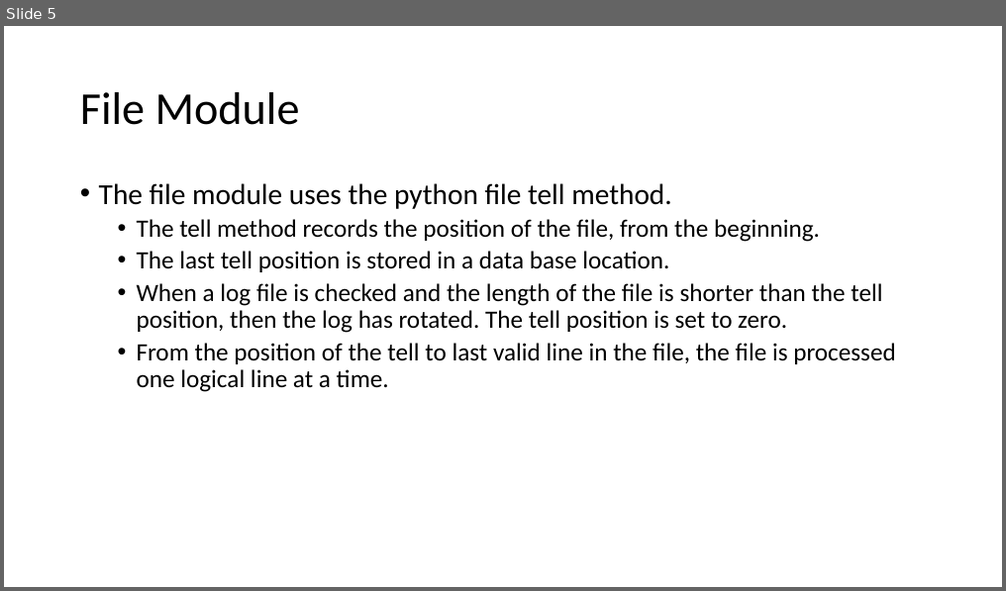
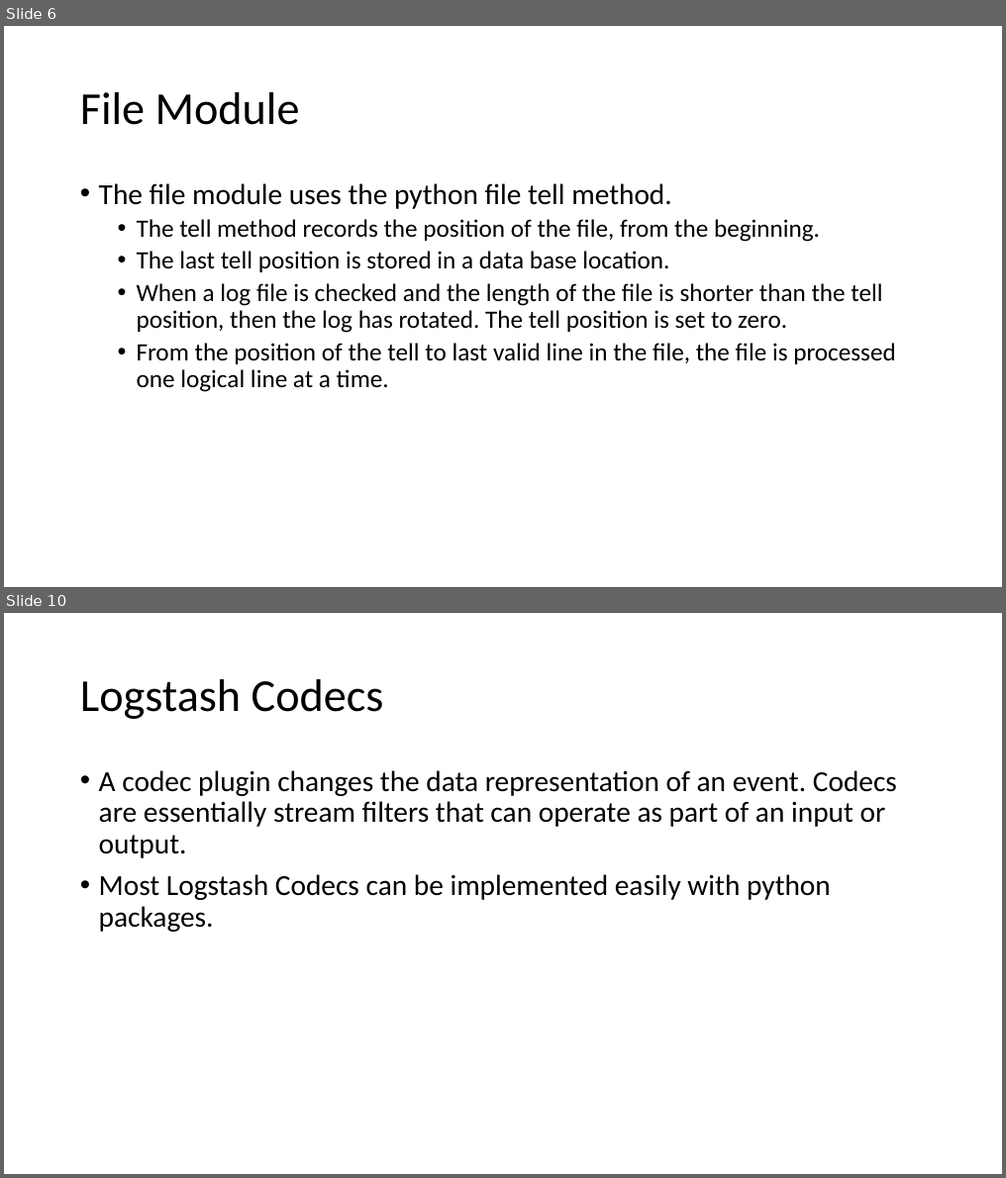
Before and after one commit to NanoDataCenter/nano_data_center, a slide deck: presentations/session_3/Redis as Elastic Search.pptx. Shown one above the other, each under a label of ours: slide 5 before the commit, slides 6 and 10 after it; the slides between them are not shown. The pictures are 1006x591 and 1006x1178 pixels, drawn with LibreOffice and Linux fonts; fonts in the diff are those of the drawing. Boxes give left, top, right and bottom in pixels: in the first picture for what was removed or moved away, otherwise in the second. Text is boxed around its words. In the diff, an @@ line names an element or a change of style, - is before the commit and + after.

```diff
--- a/presentations/session_3/Redis as Elastic Search.pptx
+++ b/presentations/session_3/Redis as Elastic Search.pptx
@@ slide 10 added at [4,613,1002,1174], background #FFFFFF @@
@@ title added at [80,679,384,719], 44 pt, text #000000 @@
+Logstash Codecs
@@ text added at [99,770,897,932], 28 pt, text #000000 @@
+• A codec plugin changes the data representation of an event. Codecs are essentially stream filters that can operate as part of an input or output.
+• Most Logstash Codecs can be implemented easily with python packages.
@@ what was slide 5 is now slide 6 @@
```
Also in this commit, not shown: 1 slide changed, 5 other slides added.
